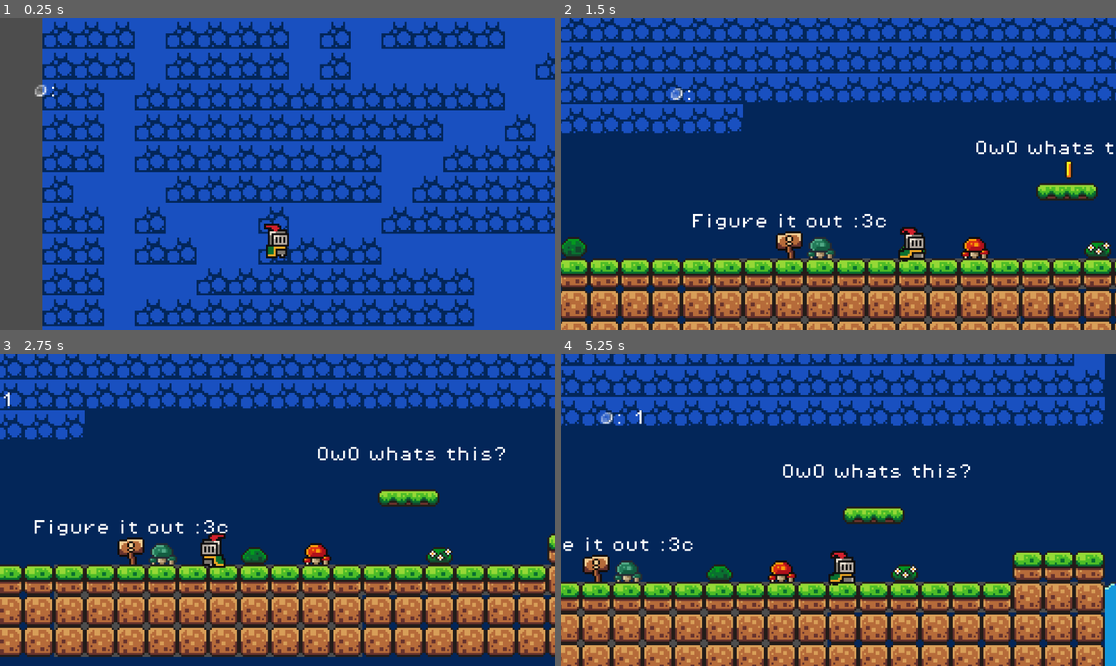
Above: before the commit, frames 1-4 (two rows, left to right).
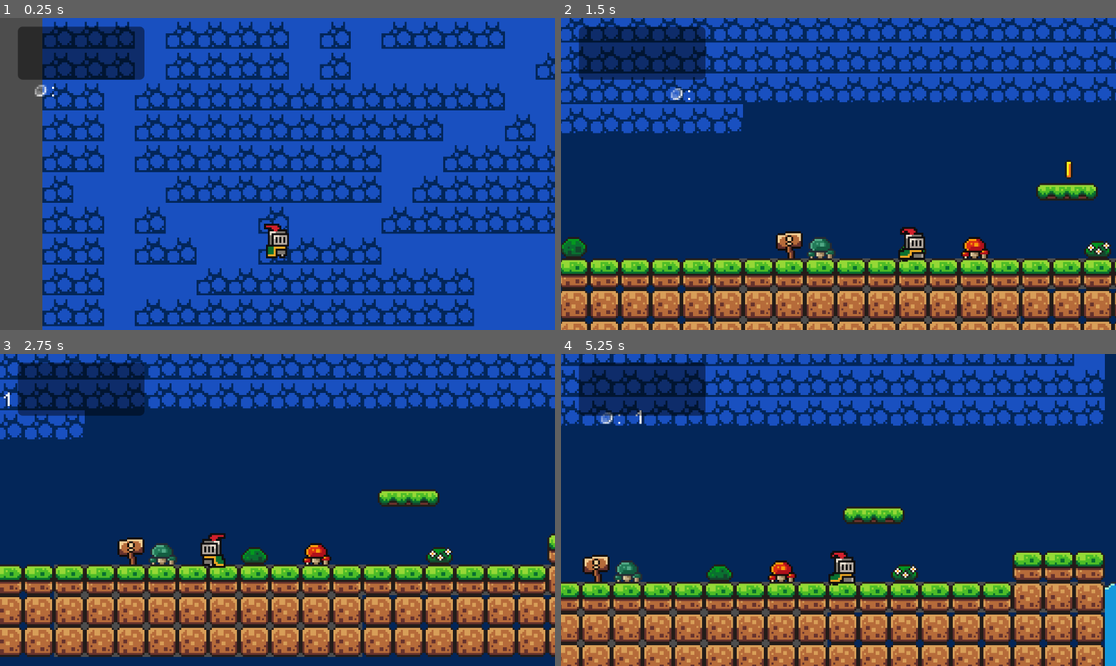
Above: after the commit, the same moments.

Repository: GyandwipDas/godot-4-Knight_of_Pixel
Game: Godot game, scene res://scenes/game.tscn
Two runs of this game, one before a commit and one after it. Both use one fixed random seed, a clock stepped at 60 frames per second and the inputs below.
Inputs (mouse positions are in pixels of both pictures, inside the frame that each line leads up to):
- Up to frame 1 (0.25 s): no input
- Up to frame 2 (1.5 s): move the mouse to (960, 158) at 0.52 s; hold D (move_right) from 0.53 s (still down); tap Space (jump) at 0.77 s; move the mouse to (727, 189) at 1.27 s
- Up to frame 3 (2.75 s): tap Space (jump) at 1.52 s; move the mouse to (333, 441) at 2.02 s; release D (move_right) at 2.03 s; hold A (move_left) from 2.03 s (still down)
- Up to frame 4 (5.25 s): move the mouse to (810, 572) at 2.77 s; release A (move_left) at 2.78 s; hold D (move_right) 2.78-4.28 s; tap Space (jump) at 3.02, 3.77, 4.52 s; move the mouse to (1005, 556) at 3.52 s; move the mouse to (672, 463) at 4.27 s; hold A (move_left) 4.28-5.03 s; move the mouse to (866, 510) at 5.02 s; hold D (move_right) from 5.03 s (still down)

The runs differ from the first frame. In frame 1, 3.9% of the frame differs, in the area x 3-27%, y 2-20%; in frame 2, 4.6%; in frame 3, 4.7%, in the area x 3-91%, y 2-59%; in frame 4, 4.6%.

Commit message:
added initial UI change

Diff:
--- a/project.godot
+++ b/project.godot
@@ -10,7 +10,7 @@
 
 [application]
 
-config/name="First Game"
+config/name="Knight of Pixel"
 run/main_scene="res://scenes/game.tscn"
 config/features=PackedStringArray("4.2", "Forward Plus")
 config/icon="res://icon.svg"
--- a/scenes/game.tscn
+++ b/scenes/game.tscn
@@ -456,6 +456,13 @@
 "platform_move": SubResource("Animation_7jg1u")
 }
 
+[sub_resource type="StyleBoxFlat" id="StyleBoxFlat_curw5"]
+bg_color = Color(0, 0, 0, 0.447059)
+corner_radius_top_left = 10
+corner_radius_top_right = 10
+corner_radius_bottom_right = 10
+corner_radius_bottom_left = 10
+
 [node name="Game" type="Node2D"]
 
 [node name="GameManager" type="Node" parent="."]
@@ -565,6 +572,7 @@
 [node name="Hints" type="Node" parent="."]
 
 [node name="Label" type="Label" parent="Hints"]
+visible = false
 offset_left = -155.0
 offset_top = -23.0
 offset_right = -53.0
@@ -574,6 +582,7 @@
 text = "Figure it out :3c"
 
 [node name="Label2" type="Label" parent="Hints"]
+visible = false
 offset_left = -8.0
 offset_top = -61.0
 offset_right = 91.0
@@ -583,6 +592,7 @@
 text = "OwO whats this?"
 
 [node name="Label3" type="Label" parent="Hints"]
+visible = false
 offset_left = 251.0
 offset_top = -126.0
 offset_right = 399.0
@@ -592,6 +602,7 @@
 text = "Careful not to fall down"
 
 [node name="Label4" type="Label" parent="Hints"]
+visible = false
 offset_left = 292.0
 offset_top = -118.0
 offset_right = 362.0
@@ -599,3 +610,12 @@
 theme_override_fonts/font = ExtResource("7_cyu18")
 theme_override_font_sizes/font_size = 16
 text = "( ͡º ꒳ ͡º)"
+
+[node name="HUD" type="CanvasLayer" parent="."]
+
+[node name="Panel" type="Panel" parent="HUD"]
+offset_left = 37.0
+offset_top = 18.0
+offset_right = 300.0
+offset_bottom = 128.0
+theme_override_styles/panel = SubResource("StyleBoxFlat_curw5")
Not shown: 1 places in scenes/game.tscn that only renumber resources
